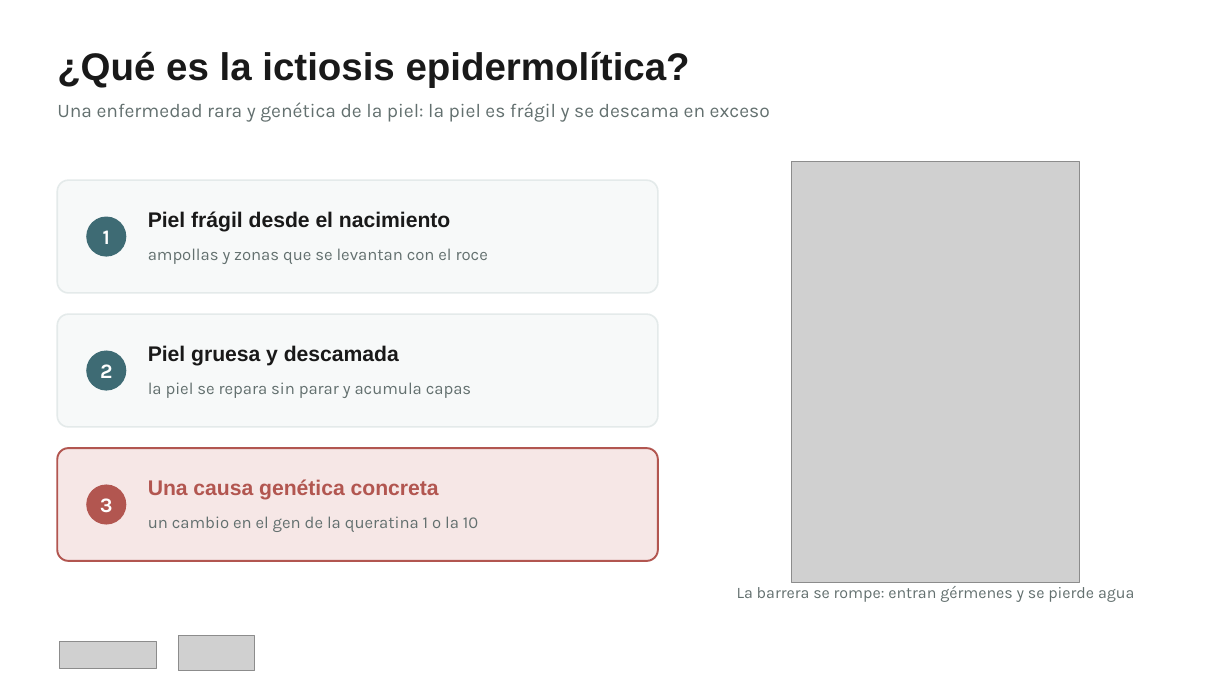
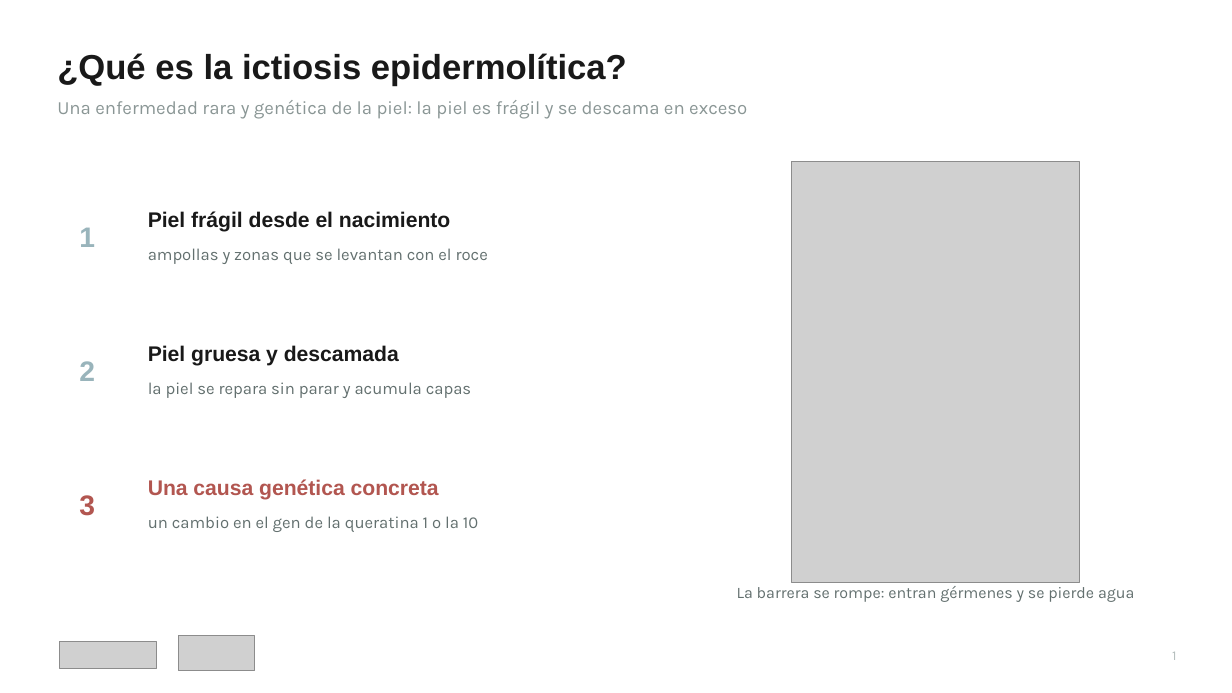
Before and after one commit to mariazubilase-wq/tesis, a slide deck: slide 2 of Ictiosis_epidermolitica_pacientes_20min.pptx. Drawn at 1232x693 pixels with LibreOffice and Linux fonts; fonts in the diff are those of the drawing; grey boxes stand for pictures. Boxes give left, top, right and bottom in pixels: in the first picture for what was removed or moved away, otherwise in the second. Text is boxed around its words. In the diff, an @@ line names an element or a change of style, - is before the commit and + after.

```diff
--- a/Ictiosis_epidermolitica_pacientes_20min.pptx
+++ b/Ictiosis_epidermolitica_pacientes_20min.pptx
@@ text "¿Qué es la ictiosis epidermolítica?" at (x1=57, y1=53, x2=627, y2=86): size 30 to 27 pt @@
@@ text "Una enfermedad rara y genética ..." at (x1=57, y1=100, x2=747, y2=119): size 15 to 14.5 pt, text colour #63706F to #8A9695 @@
@@ rounded rectangle removed at (x1=57, y1=180, x2=658, y2=293) @@
@@ text "1" at (x1=79, y1=227, x2=95, y2=247): size 16 to 22 pt, font Karla to Arial, text colour #FFFFFF to #99B4BB; alignment centre to left @@
@@ text "1" moved from (x1=103, y1=230, x2=110, y2=244) to (x1=79, y1=227, x2=95, y2=247) @@
@@ ellipse removed at (x1=87, y1=217, x2=126, y2=256) @@
@@ rounded rectangle removed at (x1=57, y1=314, x2=658, y2=427) @@
@@ text "2" moved from (x1=100, y1=364, x2=112, y2=378) to (x1=79, y1=361, x2=95, y2=381) @@
@@ text "2" at (x1=79, y1=361, x2=95, y2=381): size 16 to 22 pt, font Karla to Arial, text colour #FFFFFF to #99B4BB; alignment centre to left @@
@@ ellipse removed at (x1=87, y1=351, x2=126, y2=390) @@
@@ rounded rectangle removed at (x1=57, y1=448, x2=658, y2=561) @@
@@ text "3" moved from (x1=100, y1=498, x2=113, y2=513) to (x1=79, y1=495, x2=95, y2=516) @@
@@ text "3" at (x1=79, y1=495, x2=95, y2=516): size 16 to 22 pt, font Karla to Arial, text colour #FFFFFF to #B25650; alignment centre to left @@
@@ ellipse removed at (x1=87, y1=485, x2=126, y2=524) @@
@@ text added at (x1=1172, y1=652, x2=1176, y2=660), 10.5 pt, text #B5BEBD @@
+1
```
Also in this commit, not shown: 16 other slides changed, 1 other file.
